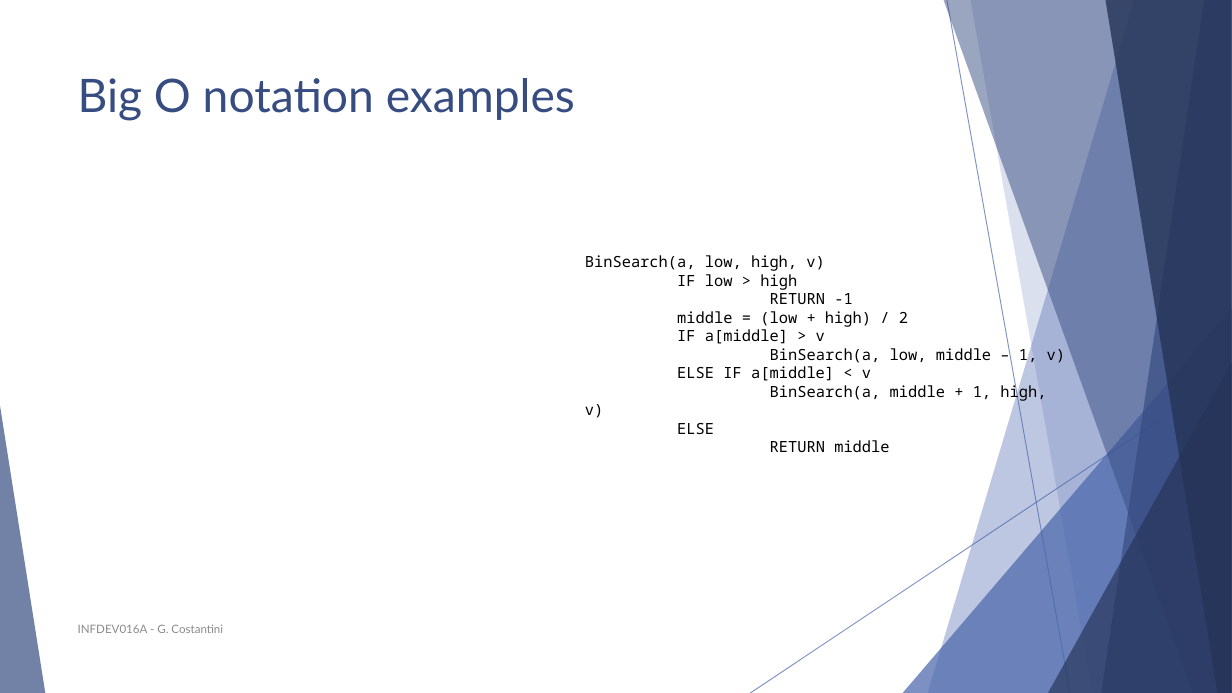
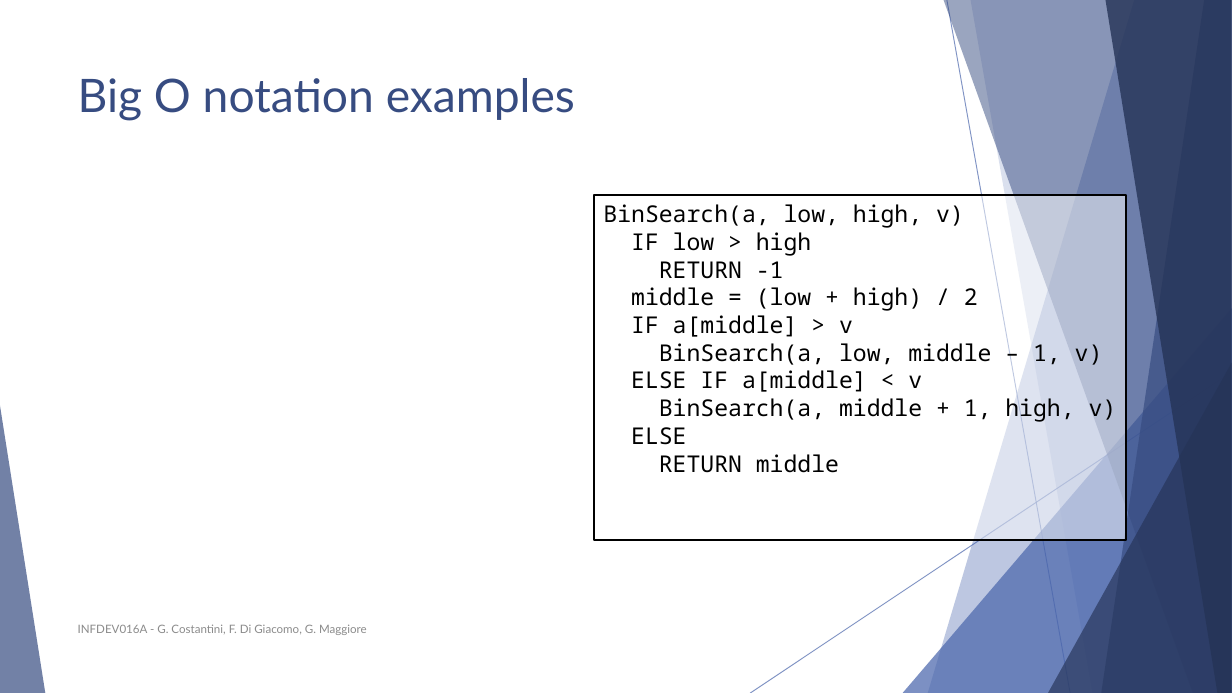
Before and after one commit to polyanos/INFDEV01-6A, a slide deck: slide 43 of Slides/Week 1 - Intro, array, complexity.pptx (slide 41 before the commit). Drawn at 1232x693 pixels with LibreOffice and Linux fonts; fonts in the diff are those of the drawing; grey boxes stand for pictures. Boxes give left, top, right and bottom in pixels: in the first picture for what was removed or moved away, otherwise in the second. Text is boxed around its words. In the diff, an @@ line names an element or a change of style, - is before the commit and + after.

```diff
--- a/Slides/Week 1 - Intro, array, complexity.pptx
+++ b/Slides/Week 1 - Intro, array, complexity.pptx
@@ rectangle "BinSearch(a, low, high, v)": place and size @@
-rectangle "BinSearch(a, low, high, v)" at (585, 255, 1065, 452)
+rectangle "BinSearch(a, low, high, v)" at (594, 195, 1126, 541)
@@ rectangle "BinSearch(a, low, high, v)" at (594, 195, 1126, 541): size 12 to 18 pt; fill none to #FFFFFF at 50% opacity; outline none to #000000 1.5 pt @@
@@ text at (78, 624, 367, 635): text changed @@
-INFDEV016A - G. Costantini
+INFDEV016A - G. Costantini, F. Di Giacomo, G. Maggiore
```
Also in this commit, not shown: 51 other slides changed, 3 slides added, 1 slide removed.
